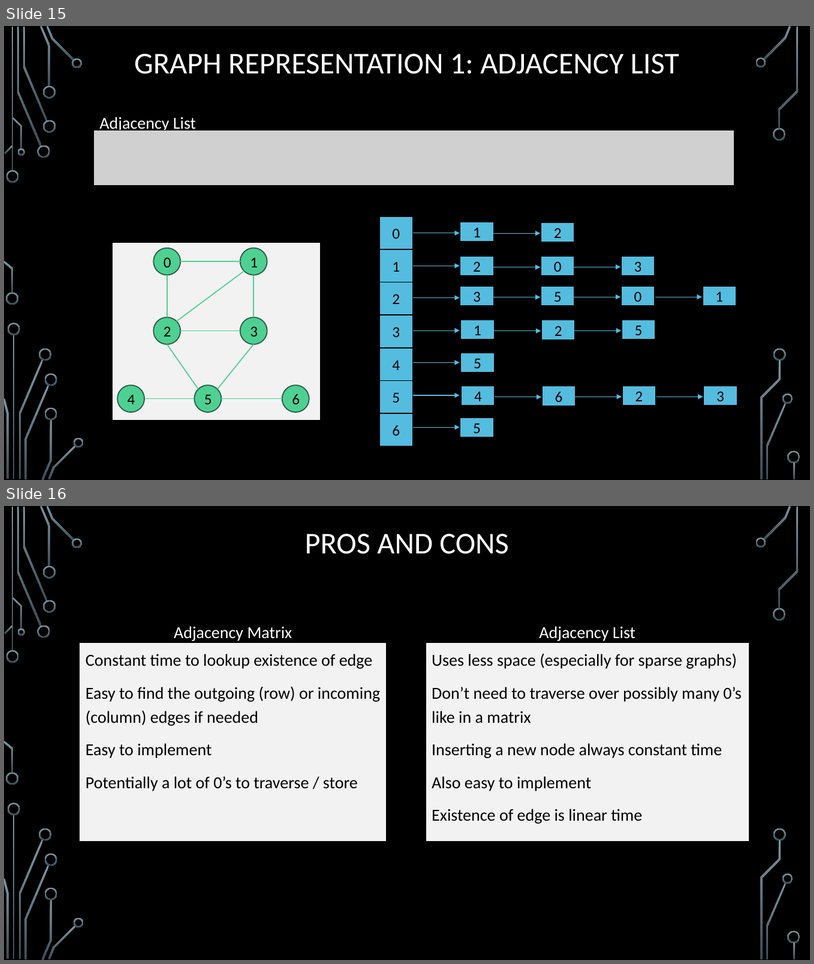
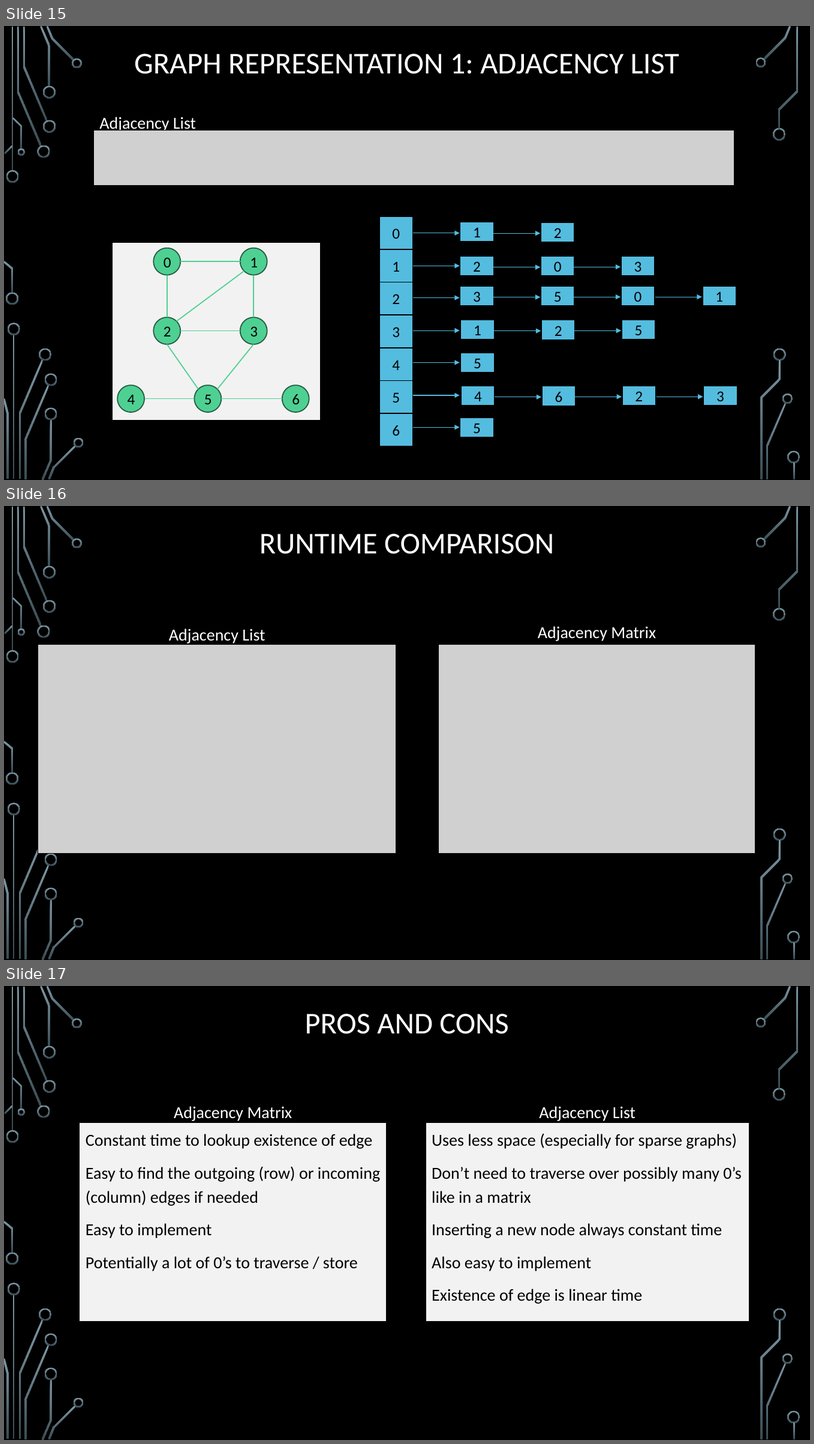
Before and after one commit to markfloryan/dsa2, a slide deck: slides/01-1-GraphsIntroBFS.pptx. Shown one above the other, each under a label of ours: slides 15 and 16 before the commit, slides 15, 16 and 17 after it. The pictures are 814x964 and 814x1444 pixels, drawn with LibreOffice and Linux fonts; fonts in the diff are those of the drawing; grey boxes stand for pictures; background and template pictures are left out. Boxes give left, top, right and bottom in pixels: in the first picture for what was removed or moved away, otherwise in the second. Text is boxed around its words. In the diff, an @@ line names an element or a change of style, - is before the commit and + after.

```diff
--- a/slides/01-1-GraphsIntroBFS.pptx
+++ b/slides/01-1-GraphsIntroBFS.pptx
@@ slide 16 added at (4, 506, 810, 960), background picture (left out); not listed: 36 template elements that a slide beside it also shows @@
@@ title added at (260, 534, 554, 554), 36 pt, text #FFFFFF @@
+RUNTIME COMPARISON
@@ text added at (169, 628, 265, 643), 20 pt, text #FFFFFF @@
+Adjacency List
@@ text added at (538, 626, 656, 641), 20 pt, text #FFFFFF @@
+Adjacency Matrix
@@ picture added at (38, 645, 396, 853) @@
@@ picture added at (439, 645, 756, 853) @@
@@ what was slide 16 is now slide 17 @@
```
Also in this commit, not shown: 9 other slides added, 6 other files.
